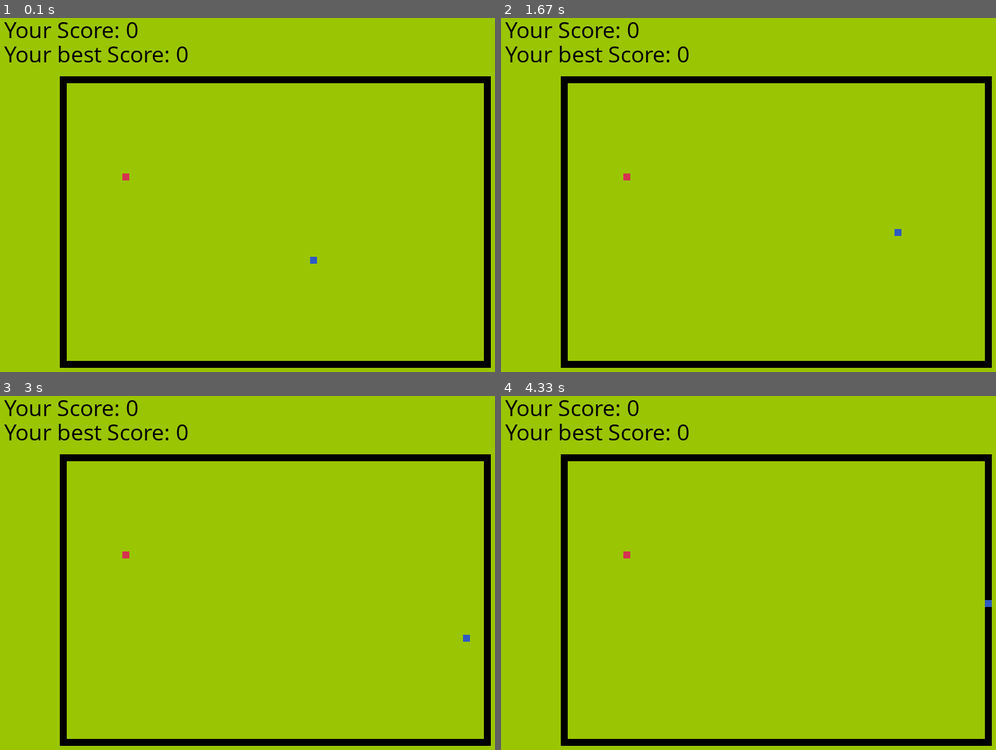
Above: before the commit, frames 1-4 (two rows, left to right).
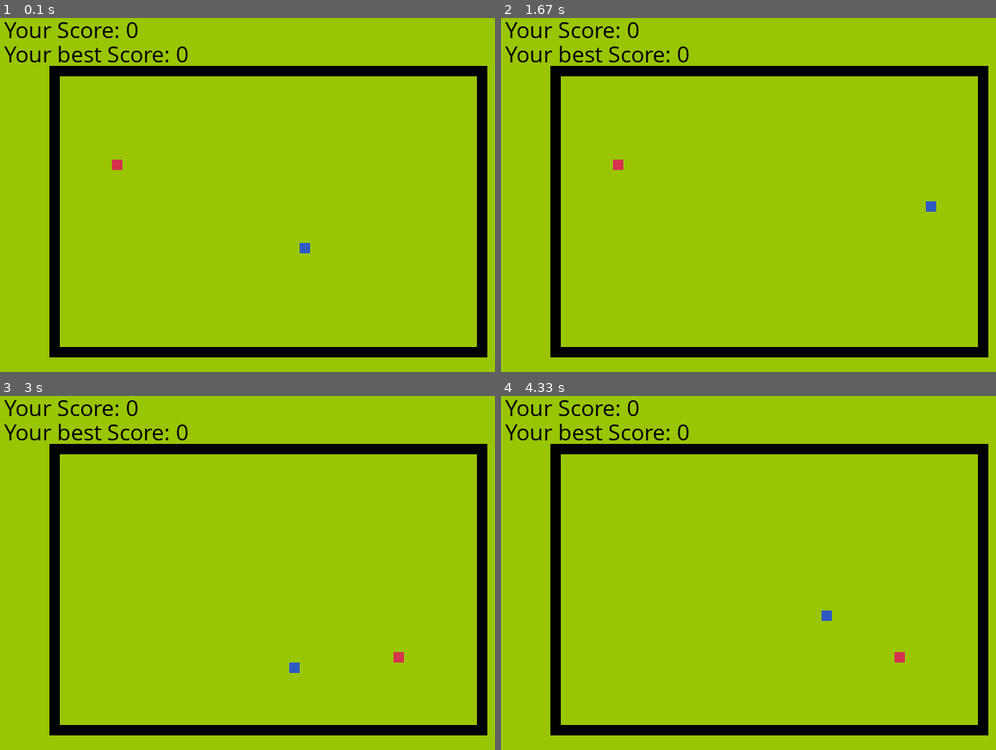
Above: after the commit, the same moments.

Repository: Skippi-engineer/Snake-Pygame
Game: pygame game, started from Snake.py
The game is run twice, just before and just after one commit, with the same random seed, the same clock (stepped at 60 frames per second) and the same inputs.
Inputs:
- Up to frame 1 (0.1 s): no input
- Up to frame 2 (1.67 s): hold Right 0.33-0.8 s; hold Up 0.83-1.13 s; hold Right 1.17-1.63 s
- Up to frame 3 (3 s): tap C at 2.23 s; hold Down 2.57-2.87 s; hold Left from 2.9 s (still down)
- Up to frame 4 (4.33 s): release Left at 3.3 s; hold Up 3.33-3.7 s; hold Right from 3.73 s (still down)

The runs differ from the first frame. In frame 1, 13% of the frame differs, in the area x 9-100%, y 13-99%; in frame 2, 13%; in frame 3, 13%; in frame 4, 13%.

Commit message:
Snake 1.11

Diff:
--- a/Snake.py
+++ b/Snake.py
@@ -26,7 +26,7 @@
 LIGHT_BLUE = (56, 120, 195)
 
 # Snake size and speed:
-SNAKE_BLOCK = 10
+SNAKE_BLOCK = 15
 SNAKE_SPEED = 12
 
 # Font and description:
@@ -47,15 +47,19 @@
 
 # Functions:
 def draw_snake(snake_block, snake_list):
-    one = True
+    if len(snake_list) % 2:
+        even = True
+    else:
+        even = False
+
     for x in snake_list:
-        if one:
+        if even:
             pygame.draw.rect(display, BLUE, [x[0], x[1], snake_block, snake_block])
-            one = False
+            even = False
         else:
             pygame.draw.rect(display, LIGHT_BLUE, [x[0], x[1], snake_block, snake_block])
-            one = True
-    pygame.draw.rect(display, BLUE, [snake_list[0][0], snake_list[0][1], snake_block, snake_block])
+            even = True
+    # pygame.draw.rect(display, BLUE, [snake_list[-1][0], snake_list[-1][1], snake_block, snake_block])
 
 
 def message(msg, color, font, xy):
